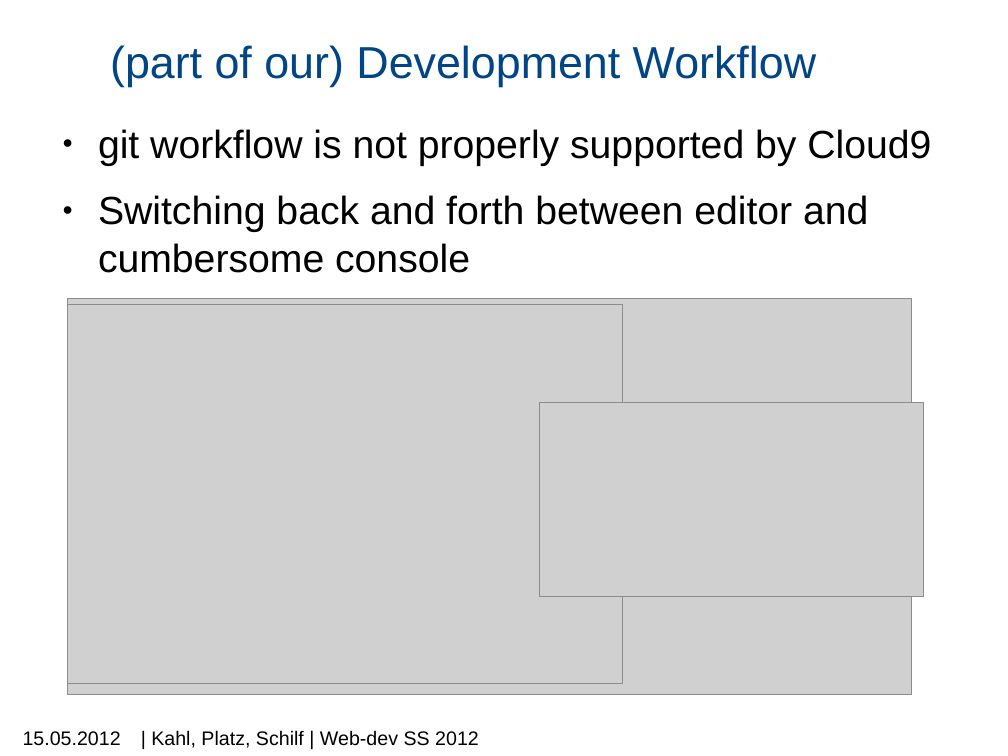
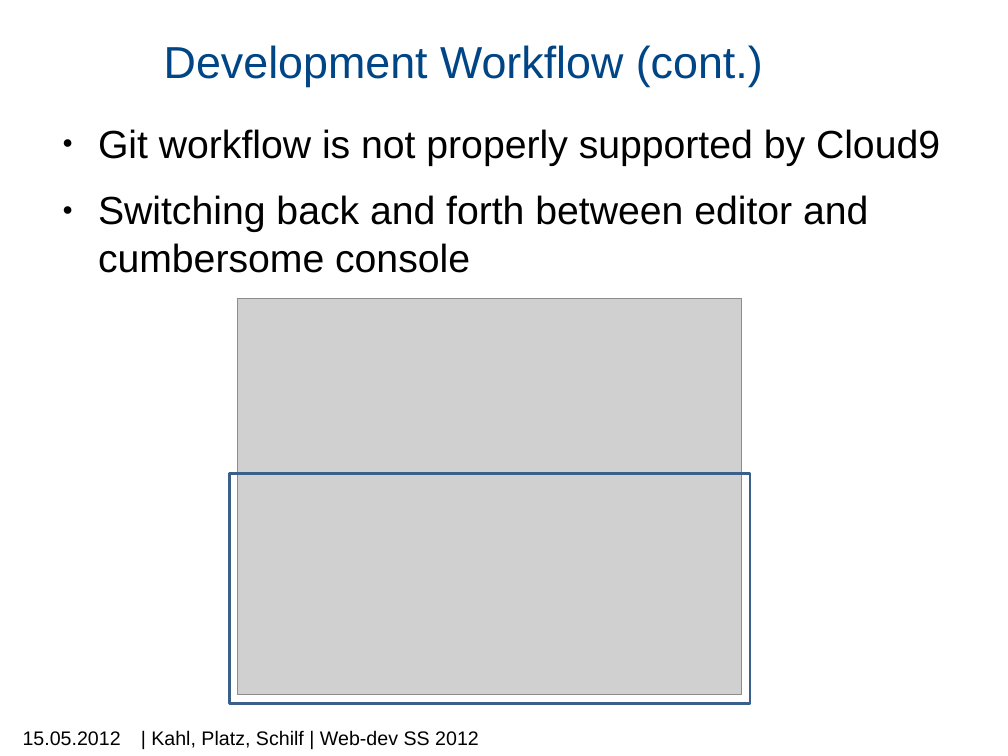
Before and after one commit to machisuji/webdev-spm, a slide deck: slide 3 of seminar/presentation/mps-c9.pptx. Drawn at 1008x756 pixels with LibreOffice and Linux fonts; fonts in the diff are those of the drawing; grey boxes stand for pictures; background and template pictures are left out. Boxes give left, top, right and bottom in pixels: in the first picture for what was removed or moved away, otherwise in the second. Text is boxed around its words. In the diff, an @@ line names an element or a change of style, - is before the commit and + after.

```diff
--- a/seminar/presentation/mps-c9.pptx
+++ b/seminar/presentation/mps-c9.pptx
@@ title at [164,45,763,87]: text changed @@
-(part of our) Development Workflow
+Development Workflow (cont.)
@@ text at [98,129,940,166]: text changed @@
-● git workflow is not properly supported by Cloud9
+● Git workflow is not properly supported by Cloud9
@@ picture: place and size @@
-picture at [68,298,911,694]
+picture at [238,298,743,694]
@@ picture removed at [68,304,623,682] @@
@@ picture removed at [539,402,923,597] @@
@@ rectangle added at [230,473,750,703], outline #3A5F8C 2 pt @@
```
Also in this commit, not shown: 3 other slides changed, 6 slides added, 1 slide removed, 1 other file.
